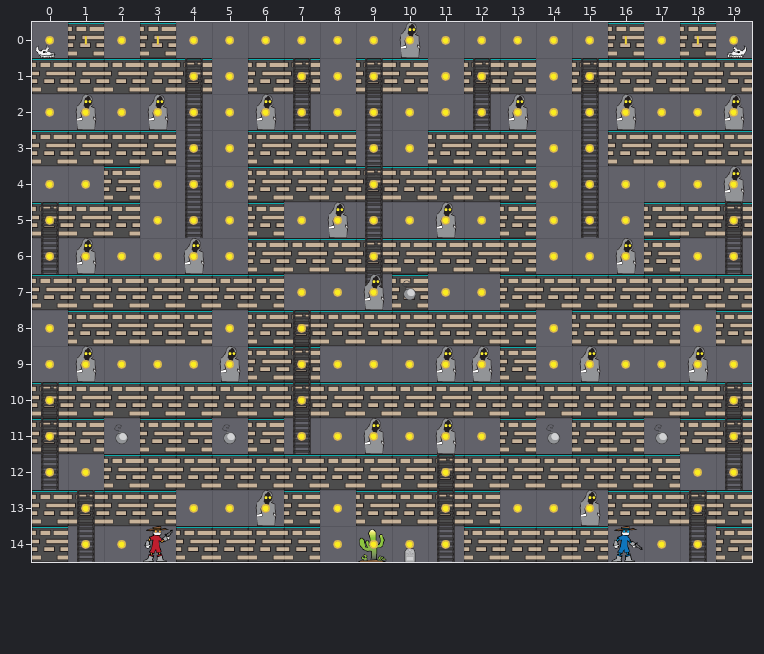
A Tiled map gets an edit: level12.tmx. Above, as it was before the edit.
Cells are 50x50 px. Shown: x 0..19, y 0..14.
After the commit:
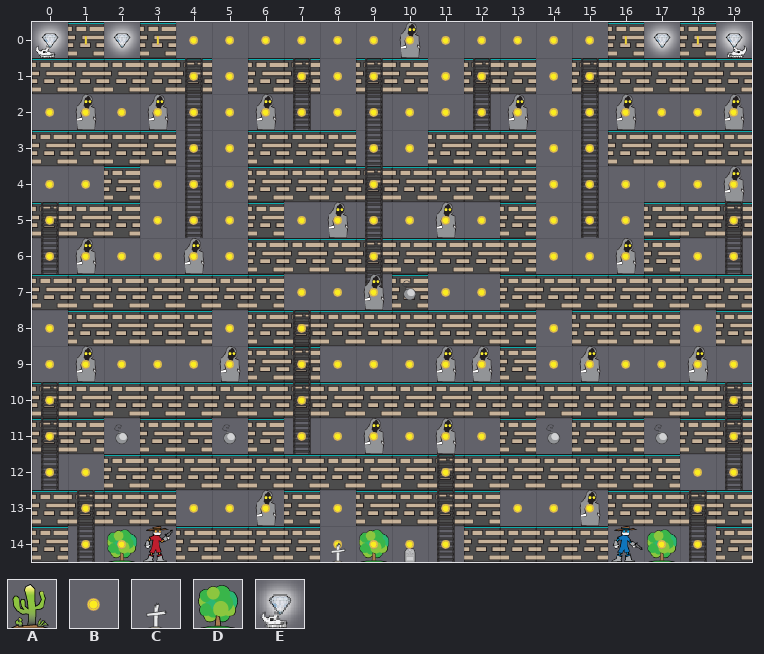
Key: from "bandit_spritesheet": A 65, B 66, C 77, D 87, E 88.
_ is an empty cell.
See-through tiles are keyed as they look on the map.
Changes in this commit:
Layer "Back":
The edit turns tile A into tile D in row 14 at x 9.
There is now tile D in row 14 at x 2 and 17.
Layer "Coins":
The edit turns tile B into tile E in row 0 at x 0, 2, 17 and 19.
Layer "Front":
There is now tile C in row 14 at x 8.
Pixel boxes of the changes (left, top, right, bottom) in both pictures:
changed: (32, 22, 68, 58)
changed: (104, 22, 140, 58)
changed: (644, 22, 680, 58)
changed: (716, 22, 752, 58)
added: (107, 529, 137, 562)
changed: (331, 529, 389, 562)
added: (647, 529, 677, 562)
